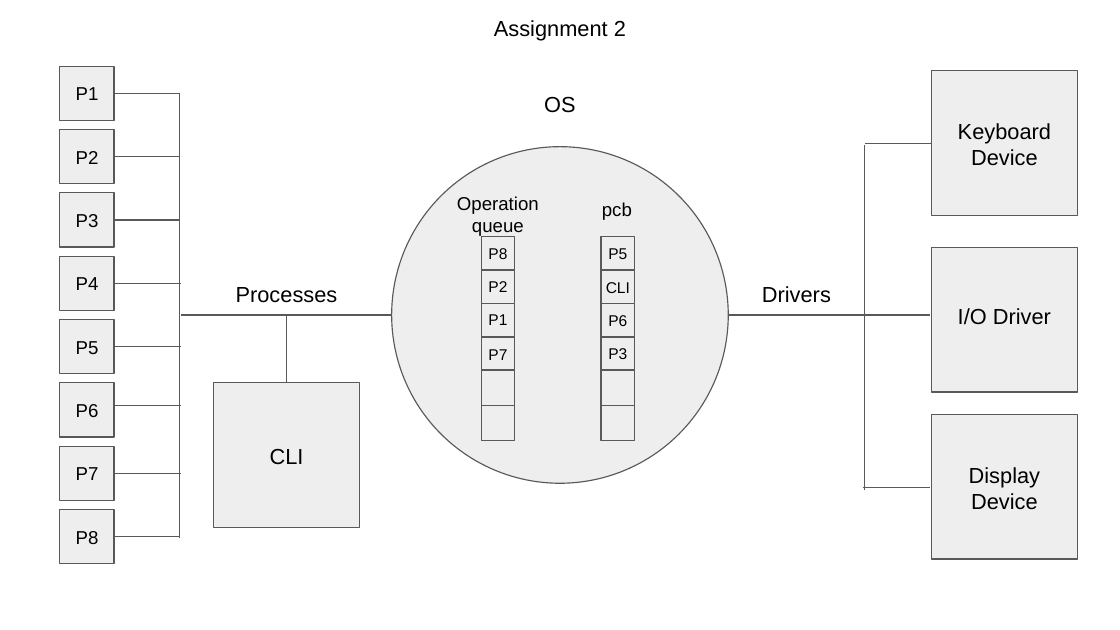
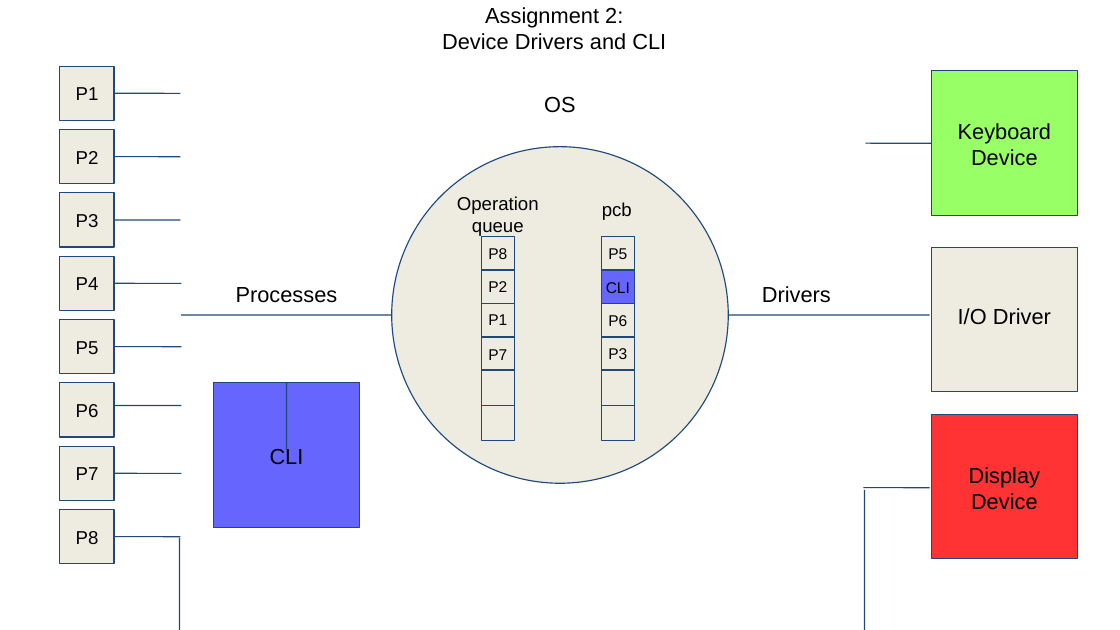
Before and after one commit to tomasre/cs-415-os-dev, a slide deck: slide 3 of CS415_OS_Presentation.pptx (slide 2 before the commit). Drawn at 1120x630 pixels with LibreOffice and Linux fonts; fonts in the diff are those of the drawing. Boxes give left, top, right and bottom in pixels: in the first picture for what was removed or moved away, otherwise in the second. Text is boxed around its words. In the diff, an @@ line names an element or a change of style, - is before the commit and + after.

```diff
--- a/CS415_OS_Presentation.pptx
+++ b/CS415_OS_Presentation.pptx
@@ text at bbox=[442, 7, 666, 50]: text changed @@
-Assignment 2
+Assignment 2:
+Device Drivers and CLI
@@ rectangle at bbox=[932, 71, 1077, 215]: fill #EEEEEE to #99FF66; outline #595959 0.75 pt to #1F497D 0.74 pt @@
@@ line (114, 93) - (180, 93): stroke #595959 0.75 pt to #1F497D 0.74 pt @@
@@ line removed from (179, 538) to (179, 94) @@
@@ line removed from (865, 489) to (865, 146) @@
@@ line (866, 143) - (932, 143): stroke #595959 0.75 pt to #1F497D 0.74 pt @@
@@ line (114, 157) - (180, 157): stroke #595959 0.75 pt to #1F497D 0.74 pt @@
@@ line (114, 220) - (180, 220): stroke #595959 0.75 pt to #1F497D 0.74 pt @@
@@ line (115, 283) - (181, 283): stroke #595959 0.75 pt to #1F497D 0.74 pt @@
@@ rectangle at bbox=[601, 270, 635, 304]: fill #EEEEEE to #6666FF; outline #595959 0.75 pt to #1F497D 0.74 pt @@
@@ line (181, 315) - (392, 315): stroke #595959 0.75 pt to #1F497D 0.74 pt @@
@@ line (728, 315) - (930, 315): stroke #595959 0.75 pt to #1F497D 0.74 pt @@
@@ line (115, 347) - (181, 347): stroke #595959 0.75 pt to #1F497D 0.74 pt @@
@@ rectangle at bbox=[214, 383, 360, 528]: fill #EEEEEE to #6666FF; outline #595959 0.75 pt to #1F497D 0.74 pt @@
@@ line moved from (287, 383) - (287, 316) to (287, 450) - (287, 383) @@
@@ line (287, 450) - (287, 383): stroke #595959 0.75 pt to #1F497D 0.74 pt @@
@@ line (115, 405) - (181, 405): stroke #595959 0.75 pt to #1F497D 0.74 pt @@
@@ rectangle at bbox=[932, 414, 1077, 559]: fill #EEEEEE to #FF3333; outline #595959 0.75 pt to #1F497D 0.74 pt @@
@@ line (115, 474) - (181, 474): stroke #595959 0.75 pt to #1F497D 0.74 pt @@
@@ line (864, 487) - (930, 487): stroke #595959 0.75 pt to #1F497D 0.74 pt @@
@@ line added from (865, 630) to (865, 489), #1F497D 0.74 pt @@
@@ fill #EEEEEE to #EEECE1; outline #595959 0.75 pt to #1F497D 0.74 pt in 21 elements at bbox=[392, 147, 729, 484], bbox=[482, 236, 515, 270], bbox=[482, 270, 515, 304], bbox=[482, 304, 515, 337], bbox=[482, 337, 515, 371], bbox=[482, 370, 515, 405], bbox=[482, 405, 515, 441], bbox=[601, 236, 635, 270], bbox=[601, 304, 635, 337], bbox=[601, 337, 635, 371], bbox=[601, 370, 635, 405], bbox=[601, 405, 635, 441], bbox=[932, 248, 1077, 392], bbox=[60, 66, 114, 120], bbox=[60, 130, 114, 184], bbox=[60, 193, 114, 246], bbox=[60, 256, 114, 310], bbox=[60, 319, 114, 373], bbox=[60, 383, 114, 437], bbox=[60, 446, 114, 500], bbox=[60, 510, 114, 563] @@
@@ line (114, 536) - (180, 536): stroke #595959 0.75 pt to #1F497D 0.74 pt @@
@@ line added from (179, 630) to (179, 538), #1F497D 0.74 pt @@
```
Also in this commit, not shown: 4 other slides changed, 4 slides added, 1 slide removed, 1 other file.
